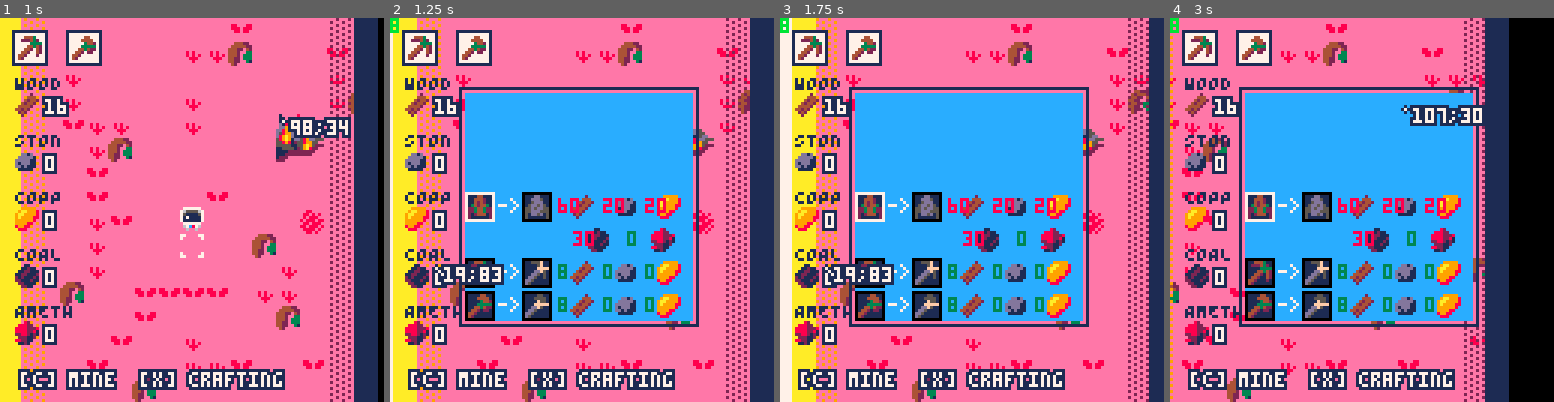
Above: before the commit, frames 1-4 (left to right).
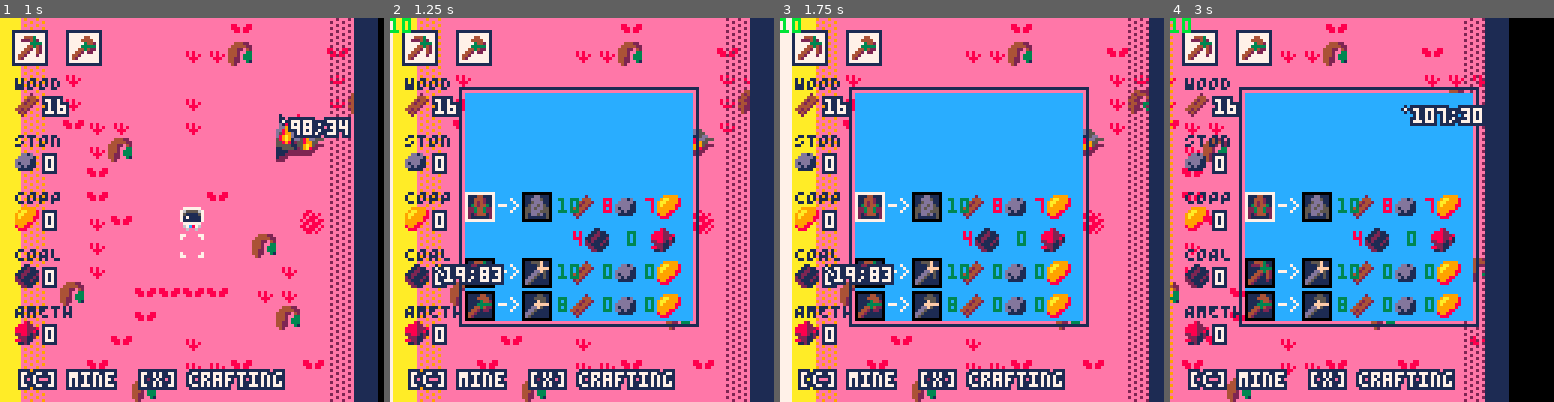
Above: after the commit, the same moments.

Repository: ARKANYOTA/ludumdare47
Game: PICO-8 cartridge arkanv1.p8
The game is run twice, just before and just after one commit, with the same random seed, the same clock (stepped at 60 frames per second) and the same inputs.
Inputs (mouse positions are in pixels of both pictures, inside the frame that each line leads up to):
- Up to frame 1 (1 s): tap X (X key) at 0.33 s; click (280, 121) at 0.67 s; tap O (Z key) at 0.7 s
- Up to frame 2 (1.25 s): tap X (X key) at 1.07 s; click (436, 267) at 1.22 s
- Up to frame 3 (1.75 s): hold Right from 1.6 s (still down); tap O (Z key) at 1.7 s
- Up to frame 4 (3 s): click (1277, 114) at 1.77 s; tap X (X key) at 1.85, 2.97 s; release Right at 2.1 s; tap O (Z key) at 2.1, 2.5, 2.9 s; hold Up 2.15-2.42 s; click (1342, 259) at 2.32 s; hold Right from 2.47 s (still down); click (1404, 106) at 2.87 s

Frame 1 is identical in both runs. In frame 2, 0.7% of the frame differs, in the area x 0-72%, y 0-68%; in frame 3, 0.7%; in frame 4, 0.7%.

Commit message:
modification du nombre de item requis

Diff:
--- a/arkanv1.p8
+++ b/arkanv1.p8
@@ -52,21 +52,21 @@
 --requied item
 req={
 	p={
-		w={8,16,32},
-		s={0,2,10},
+		w={10,20,30},
+		s={0,5,15},
 		i={0,0,5}
 	},
 	a={
-		w={8,16,32},
-		s={0,2,4},
+		w={8,10,20},
+		s={0,2,7},
 		i={0,0,5}
 	},
 	f={
-		w={60,99,99,99},
-		s={20,50,80,99},
-		i={20,35,70,99},
-		c={30,50,75,99},
-		m={0,2,5,10}
+		w={10,20,30,40},
+		s={8,15,23,30},
+		i={7,11,16,20},
+		c={4,6,8,10},
+		m={0,2,5,7}
 	}
 }
 sobj = 0
